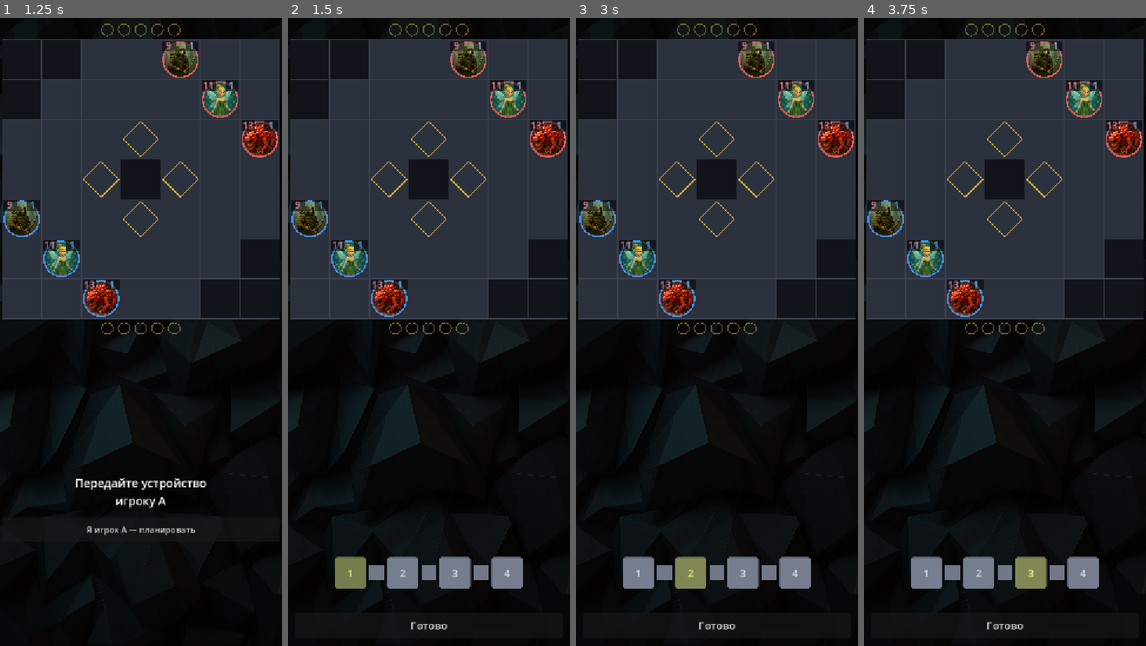
Above: before the commit, frames 1-4 (left to right).
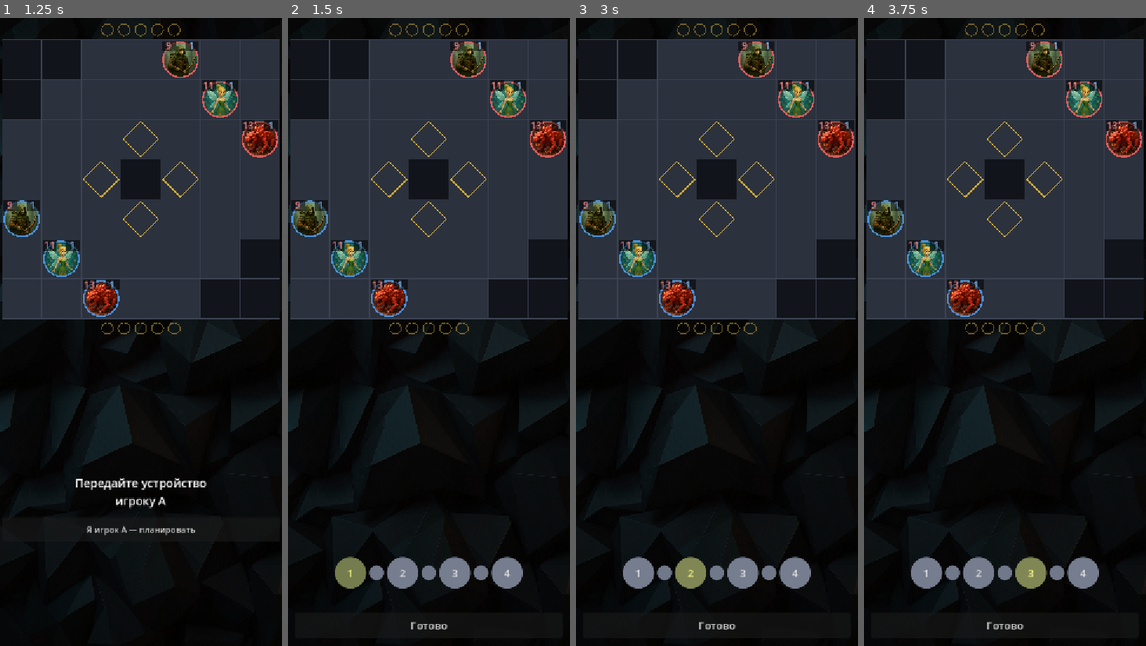
Above: after the commit, the same moments.

Repository: Suruks/warmarked
Game: Godot game, scene res://main.tscn
Two runs of this game, one before a commit and one after it. Both use one fixed random seed, a clock stepped at 60 frames per second and the inputs below.
Inputs:
- Up to frame 1 (1.25 s): click "Локальная игра (hotseat)" at 0.5 s
- Up to frame 2 (1.5 s): click "Я игрок A — планировать" at 1.25 s
- Up to frame 3 (3 s): click "1" at 2 s; click "2" at 2.75 s
- Up to frame 4 (3.75 s): click "3" at 3.5 s

Frame 1 is identical in both runs. In frame 2, 0.7% of the frame differs, in the area x 16-84%, y 85-91%; in frame 3, 0.7%; in frame 4, 0.7%.

Commit message:
UI: круглые слоты в ряду приказов боя
Слоты своих действий (Button) и индикаторы слотов соперника скруглены до
полного круга (радиус = половина стороны). Слот соперника переведён с
ColorRect (не умеет скругление) на Panel + StyleBoxFlat. Иконка поджата
внутрь окружности отступом SLOT_PAD.

Diff:
--- a/scripts/ui/planning_panel.gd
+++ b/scripts/ui/planning_panel.gd
@@ -20,6 +20,7 @@
 const SLOT_BIG := 60
 const SLOT_SMALL := 28
 const SLOT_GAP := 6
+const SLOT_PAD := 7      # отступ иконки от края круглого слота (чтобы квадрат вписался в окружность)
 const HEROICON := 34
 const PANEL_W := Layout.PANEL_W
 const PANEL_H := Layout.PANEL_H
@@ -131,7 +132,12 @@
 		for st in ["normal", "hover", "pressed", "focus"]:
 			var sb := StyleBoxFlat.new()
 			sb.bg_color = COL_SLOT_BG if st != "hover" else COL_SLOT_BG.lightened(0.08)
-			sb.set_corner_radius_all(6)
+			sb.set_corner_radius_all(SLOT_BIG / 2)   # круглый слот (радиус = половина стороны)
+			# квадратную иконку поджимаем внутрь круга, чтобы углы не торчали за окружность
+			sb.content_margin_left = SLOT_PAD
+			sb.content_margin_top = SLOT_PAD
+			sb.content_margin_right = SLOT_PAD
+			sb.content_margin_bottom = SLOT_PAD
 			chip.add_theme_stylebox_override(st, sb)
 		chip.pressed.connect(_on_my_slot_pressed.bind(i))
 		add_child(chip)
@@ -142,9 +148,13 @@
 		hi.stretch_mode = TextureRect.STRETCH_KEEP_ASPECT_CENTERED
 		add_child(hi)
 		_slot_heroicons.append(hi)
-		var opp := ColorRect.new()
+		# слот-индикатор соперника: круглый (Panel + StyleBoxFlat; ColorRect не умеет скругление)
+		var opp := Panel.new()
 		opp.size = Vector2(SLOT_SMALL, SLOT_SMALL)
-		opp.color = COL_OPP_EMPTY
+		var osb := StyleBoxFlat.new()
+		osb.bg_color = COL_OPP_EMPTY
+		osb.set_corner_radius_all(SLOT_SMALL / 2)
+		opp.add_theme_stylebox_override("panel", osb)
 		add_child(opp)
 		_opp_chips.append(opp)
 	_layout_slots(state.first_player_this_round() == player)
@@ -540,7 +550,7 @@
 	for i in Consts.ORDER_SLOTS:
 		if i == _opp_locked_slot:
 			continue
-		_opp_chips[i].color = COL_OPP_FILLED if _opp_filled[i] else COL_OPP_EMPTY
+		_set_opp_color(i, COL_OPP_FILLED if _opp_filled[i] else COL_OPP_EMPTY)
 	_emit_progress()
 
 
@@ -549,7 +559,14 @@
 	_opp_filled = filled.duplicate()
 	if _opp_chips.size() == Consts.ORDER_SLOTS:
 		for i in Consts.ORDER_SLOTS:
-			_opp_chips[i].color = COL_OPP_FILLED if _opp_filled[i] else COL_OPP_EMPTY
+			_set_opp_color(i, COL_OPP_FILLED if _opp_filled[i] else COL_OPP_EMPTY)
+
+
+# Перекрасить круглый слот-индикатор соперника (Panel со StyleBoxFlat, а не ColorRect).
+func _set_opp_color(i: int, c: Color) -> void:
+	var sb: StyleBoxFlat = _opp_chips[i].get_theme_stylebox("panel")
+	if sb != null:
+		sb.bg_color = c
 
 
 # Сообщить наружу, какие МОИ слоты заполнены (для отправки сопернику)
